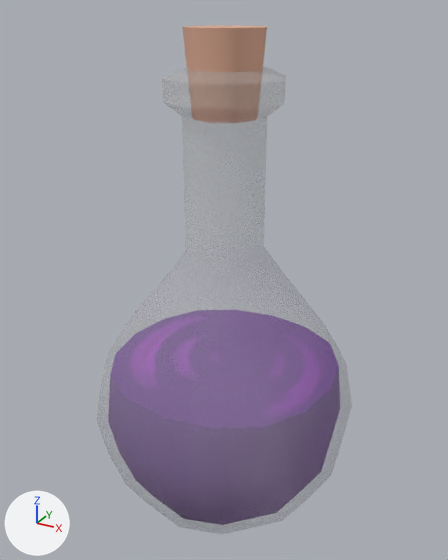
Before and after pictures for a commit that changed the FBX model Assets/03.Prefabs/Enemy/Weapon/Potion_Poison/Mesh/Weapon_Potion_Poison.fbx.
Before and after are seen from a 50 mm camera at (0.196, -0.358, 0.383) aimed at (-0.004, 0.005, 0.201). Every picture has the same lights, and +X, +Y and +Z are marked at lower left. Where no turn or scale is listed for an object, it has been applied to the vertices.

Script lines for the objects in view, before the commit:
```python
me_mesh = bpy.data.meshes.new('Mesh')
me_mesh.from_pydata(...)  # 238 vertices, 244 faces; spans x -0.096..0.096, y -0.096..0.096, z 0.0..0.373
me_mesh.materials.append(mat_material__21)  # picture img_purple_bottle_tga
ob_box002 = bpy.data.objects.new('Box002', me_mesh)
ob_box002.location = (0.0, 0.0, 0.0)
```
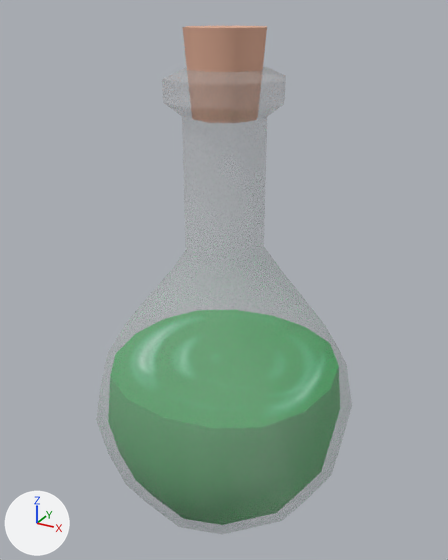
Changed parts and their boxes [x1, y1, x2, y2] in the pictures (448 x 560 px):
'Box002', recoloured (purple to green): [108, 310, 340, 525] in both

The change, as a diff of the scene's bpy script:
```diff
--- a/Assets/03.Prefabs/Enemy/Weapon/Potion_Poison/Mesh/Weapon_Potion_Poison.fbx.py
+++ b/Assets/03.Prefabs/Enemy/Weapon/Potion_Poison/Mesh/Weapon_Potion_Poison.fbx.py
@@ img_green_bottle_tga @@
+img_green_bottle_tga = load_image('Green_Bottle.tga', '_unpacked/Green_Bottle.tga', 258, 258, 'sRGB')
@@ mat_material__27 @@
+mat_material__27 = principled_material('Material #27')
+mat_material__27.texture = img_green_bottle_tga  # with its transparency
+mat_material__27.roughness = 0.859
@@ me_mesh @@
 me_mesh.from_pydata(...)  # 238 vertices, 244 faces; spans x -0.096..0.096, y -0.096..0.096, z 0.0..0.373
-me_mesh.materials.append(mat_material__21)  # picture img_purple_bottle_tga
+me_mesh.materials.append(mat_material__27)  # picture img_green_bottle_tga
```
